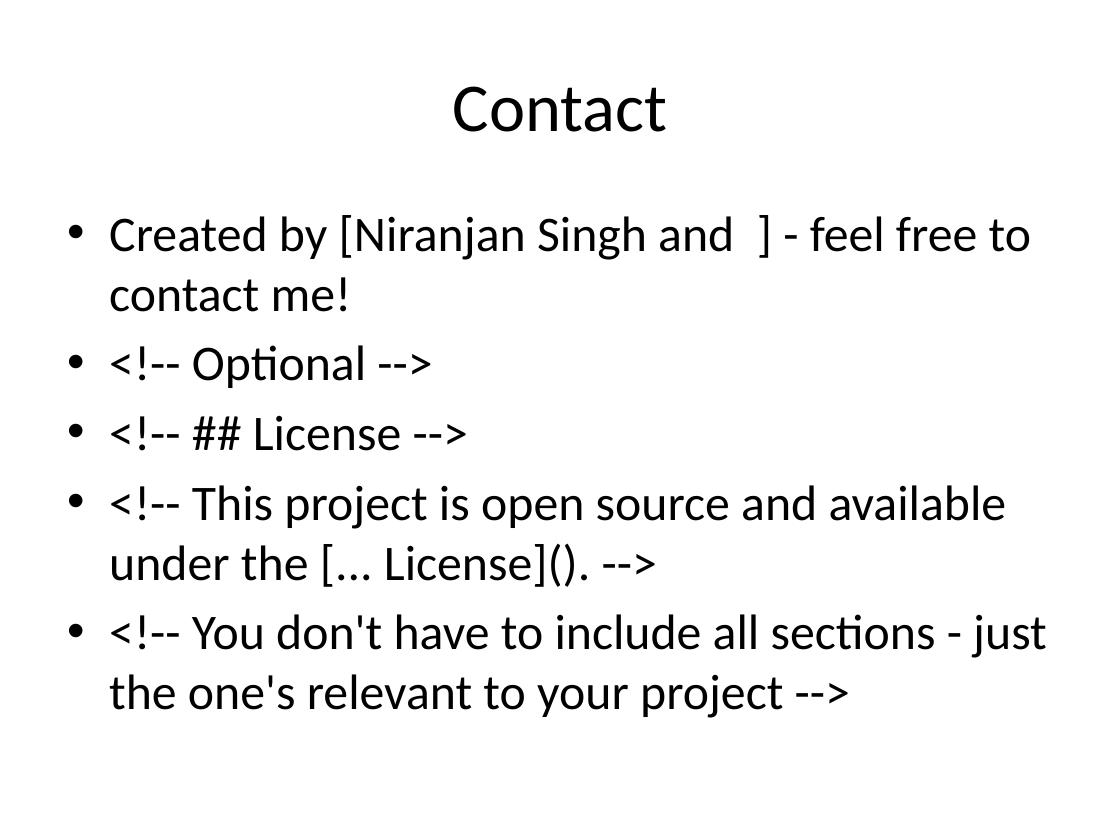
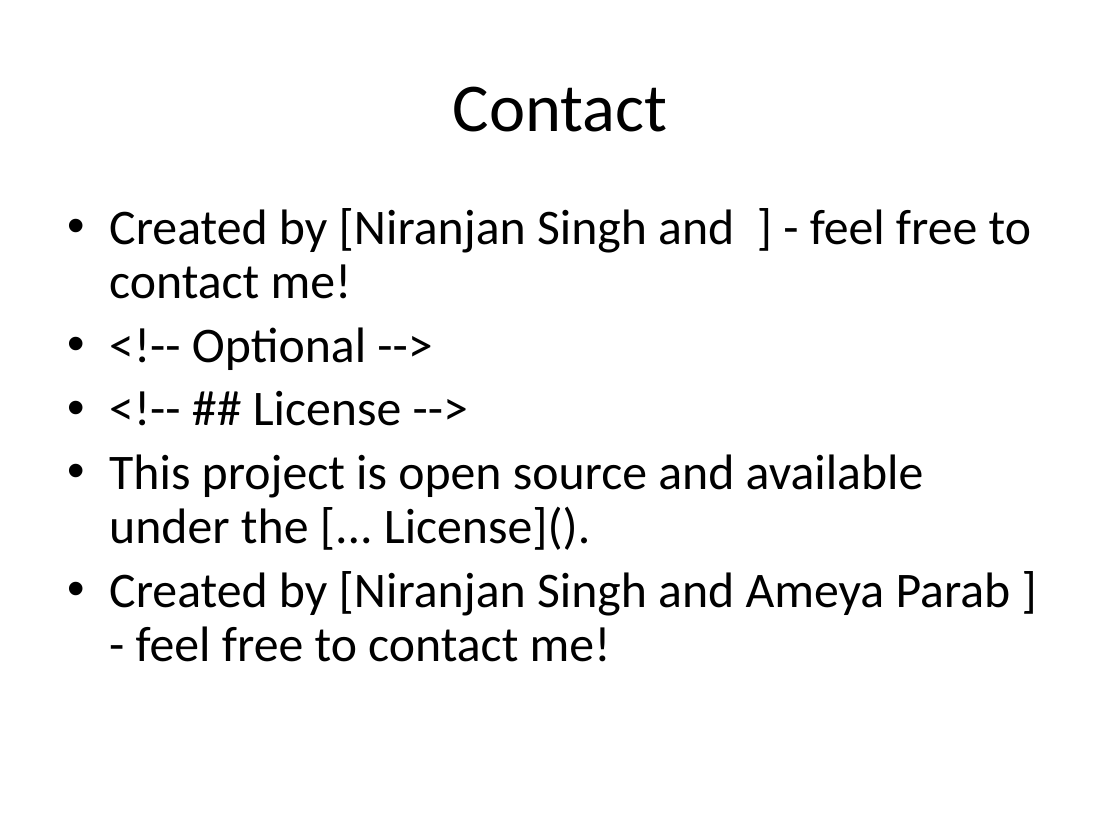
Before and after one commit to niranjantitan76/LandingClubStudy, a slide deck: slide 26 of Loan_Application_Case_Study.pptx (slide 22 before the commit). Drawn at 1120x840 pixels with LibreOffice and Linux fonts; fonts in the diff are those of the drawing; background and template pictures are left out. Boxes give left, top, right and bottom in pixels: in the first picture for what was removed or moved away, otherwise in the second. Text is boxed around its words. In the diff, an @@ line names an element or a change of style, - is before the commit and + after.

```diff
--- a/Loan_Application_Case_Study.pptx
+++ b/Loan_Application_Case_Study.pptx
@@ text at (x1=109, y1=208, x2=1031, y2=426): line spacing 1 to 0.9; less space between paragraphs @@
@@ text at (x1=109, y1=454, x2=1011, y2=662): text changed @@
-• <!-- This project is open source and available under the [... License](). -->
-• <!-- You don't have to include all sections - just the one's relevant to your project -->
+• This project is open source and available under the [... License]().
+• Created by [Niranjan Singh and Ameya Parab ] - feel free to contact me!
```
Also in this commit, not shown: 16 other slides changed, 10 slides added, 5 slides removed, 8 other files.
